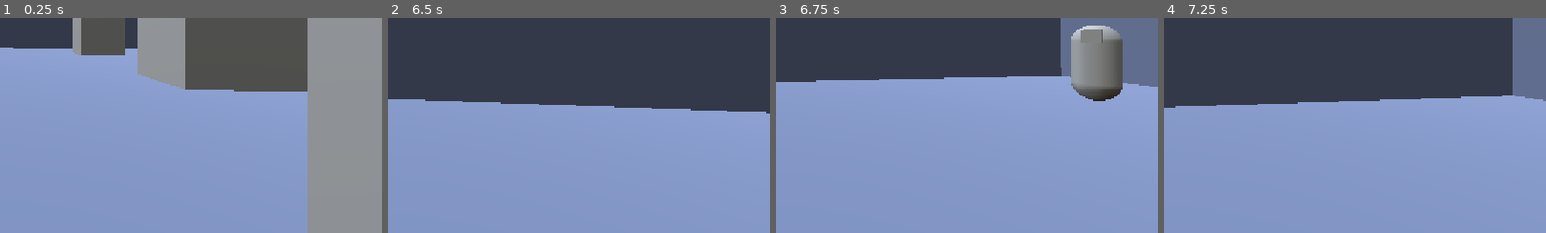
Above: before the commit, frames 1-4 (left to right).
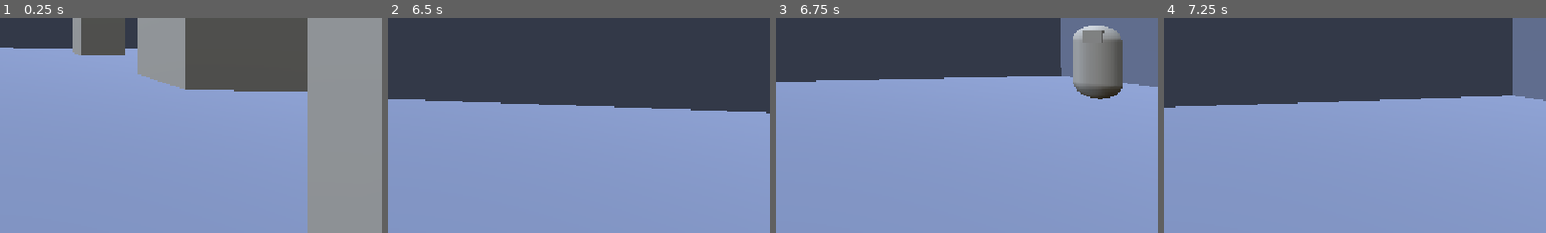
Above: after the commit, the same moments.

Repository: md6-0/union-sistemas
Game: Godot game, scene res://scenes/Scene2/scene2.tscn
Same seed, same stepped clock (60 frames per second), same inputs: the game is played once before the commit and once after it. This scene is started directly instead of the project's main scene.
Inputs (mouse positions are % of the whole screen's width and height, from its top left):
- Up to frame 1 (0.25 s): no input
- Up to frame 2 (6.5 s): tap Enter at 0.5 s; move the mouse to (55, 50) at 0.52 s; hold W (move_forward) 0.53-5.78 s; click (55, 50) at 0.6 s; tap Space (jump) at 0.77, 1.52, 3.02, 3.77, 4.52, 6.02 s; move the mouse to (45, 50) at 1.27 s; tap E (interact) at 1.35, 4.35 s; click (45, 50) at 1.55 s; move the mouse to (52, 48) at 2.02 s; click (52, 48) at 2.1 s; move the mouse to (49, 52) at 2.77 s; tap Shift (sprint) at 2.85, 5.85 s; click (49, 52) at 3.05 s; move the mouse to (57, 51) at 3.52 s; click (57, 51) at 3.6 s; move the mouse to (42, 49) at 4.27 s; click (42, 49) at 4.55 s; move the mouse to (51, 50) at 5.02 s; click (51, 50) at 5.1 s; move the mouse to (46, 48) at 5.77 s; hold D (move_right) from 5.78 s (still down); click (46, 48) at 6.05 s
- Up to frame 3 (6.75 s): move the mouse to (55, 50) at 6.52 s; release D (move_right) at 6.53 s; hold W (move_forward) from 6.53 s (still down); click (55, 50) at 6.6 s
- Up to frame 4 (7.25 s): keep holding W (move_forward); tap Space (jump) at 6.77 s
The pictures show only the part of the screen within x 50-100%, y 46-96%; the shares and areas given below are measured in that part.

Frames 1-2 are identical in both runs. In frame 3, 0.3% of the frame differs, in the area x 77-91%, y 3-39%; in frame 4, nothing differs.

Commit message:
Enemigo: estado ATTACK con ataque al jugador

Diff:
--- a/components/Autoload/gameManager.gd
+++ b/components/Autoload/gameManager.gd
@@ -3,3 +3,5 @@
 var inventory = {
 	"key": 0
 }
+
+var player_health = 100
--- a/components/player/player.gd
+++ b/components/player/player.gd
@@ -98,6 +98,13 @@
 	if Input.is_action_just_pressed("shoot"):
 		weapon.try_shoot(delta)
 
+func take_damage(damage):
+	GameManager.player_health -= damage
+	print("Player says: Ouch!")
+	if GameManager.player_health <= 0:
+		GameManager.player_health = 100
+		get_tree().reload_current_scene()
+
 func _unhandled_input(event):
 	if event is InputEventMouseMotion and player_state != State.CLIMBING:
 		_handle_camera(event.relative.x, event.relative.y, MOUSE_SENSITIVITY)
--- a/scenes/Enemy/enemy.gd
+++ b/scenes/Enemy/enemy.gd
@@ -1,28 +1,31 @@
 extends CharacterBody3D
 
-enum State { PATROL, WATCH, CHASE }
+enum State { PATROL, WATCH, CHASE, ATTACK }
 
 const DETECTION_RANGE = 30
 const FOV = 120
 const MEMORY_TIME = 4
+const SPEED = 1
+const CHASE_SPEED = 2
 
 @export var health: int = 100
 @export var patrol_route: Node3D
 @export var wait_time: float = 4.0
-
+@export var attack_cooldown: float = 2.0
+@export var attack_range: float = 2.0
+@export var attack_damage: float = 20.0
 
 @onready var player = get_tree().get_first_node_in_group("player")
 @onready var navigation_agent = $NavigationAgent3D
 @onready var waypoints = patrol_route.get_children()
 @onready var ray_player_detector = $RayCast3D_player_detector
 
+
+var current_wait_time = 0
 var current_waypoint = 0
+var current_memory_time = 0
 var current_state = State.PATROL
-var current_wait_time = 0
-var current_memory_time = 0
-
-const SPEED = 1
-const CHASE_SPEED = 3
+@onready var current_attack_cooldown_time = attack_cooldown
 
 
 func _physics_process(delta):
@@ -36,10 +39,10 @@
 
 func _handle_state(delta):
 
-	if current_state != State.CHASE and _can_see_player():
-		current_state = State.CHASE
+	if current_state == State.ATTACK:
+		_handle_attack_state(delta)
 
-	if current_state == State.CHASE:
+	elif current_state == State.CHASE:
 		_handle_chase_state(delta)
 
 	elif current_state == State.PATROL:
@@ -49,6 +52,11 @@
 		_handle_watch_state(delta)
 
 func _handle_patrol_state():
+
+	if _can_see_player():
+		current_state = State.CHASE
+		return
+
 	var target = waypoints[current_waypoint].global_position
 	target.y = global_position.y
 	var distance_to_next_waypoint = global_position.distance_to(target)
@@ -64,6 +72,11 @@
 		look_at(global_position + direction)
 
 func _handle_watch_state(delta):
+	if _can_see_player():
+		current_state = State.CHASE
+		current_wait_time = 0
+		return
+
 	if current_wait_time <= wait_time:
 		current_wait_time += delta
 		velocity.x = 0
@@ -73,12 +86,18 @@
 		current_wait_time = 0
 
 func _handle_chase_state(delta):
+	if global_position.distance_to(player.global_position) < attack_range:
+		current_state = State.ATTACK
+		current_memory_time = 0
+		return
+
 	if _can_see_player():
 		current_memory_time = 0
 	else:
 		current_memory_time += delta
 		if current_memory_time >= MEMORY_TIME:
 			current_state = State.PATROL
+			current_memory_time = 0
 			return
 
 	navigation_agent.target_position = player.global_position
@@ -89,6 +108,20 @@
 	velocity.x = direction.x * CHASE_SPEED
 	velocity.z = direction.z * CHASE_SPEED
 	look_at(global_position + direction)
+
+func _handle_attack_state(delta):
+	current_attack_cooldown_time += delta
+	look_at(player.global_position)
+	if global_position.distance_to(player.global_position) < attack_range:
+		velocity.x = 0
+		velocity.z = 0
+		if current_attack_cooldown_time > attack_cooldown:
+			current_attack_cooldown_time = 0
+			player.take_damage(attack_damage)
+
+	else:
+		current_state = State.CHASE
+		current_attack_cooldown_time = 0
 
 func _can_see_player():
 	if global_position.distance_to(player.global_position) > DETECTION_RANGE:
Not shown, added: scenes/Scene2/scene2.tscn2032062865.tmp
